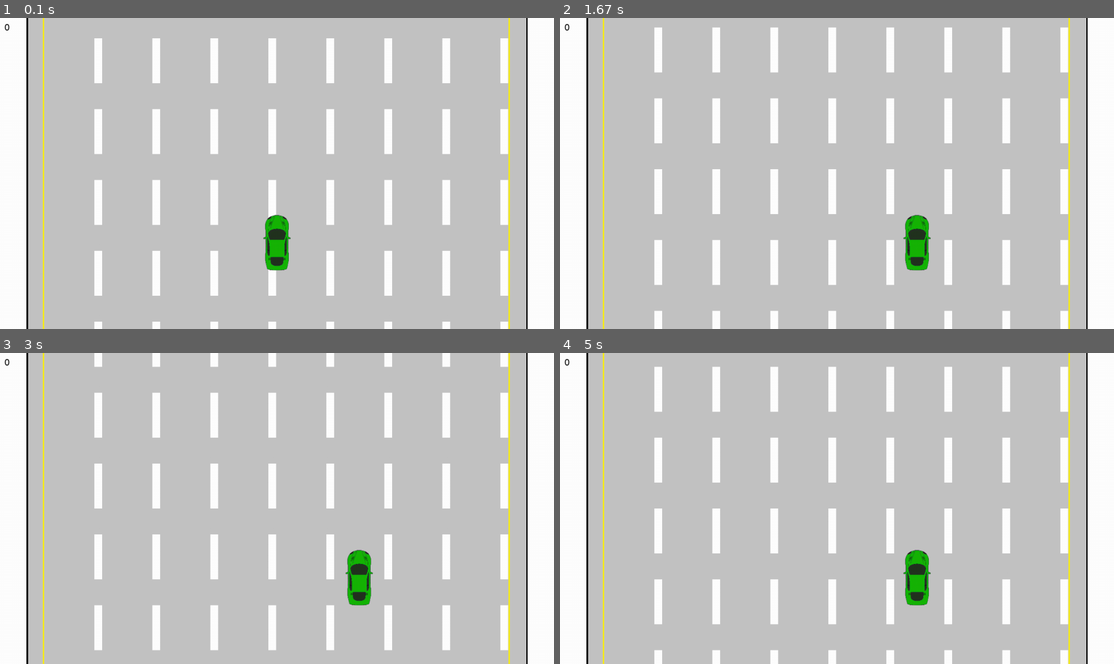
Above: before the commit, frames 1-4 (two rows, left to right).
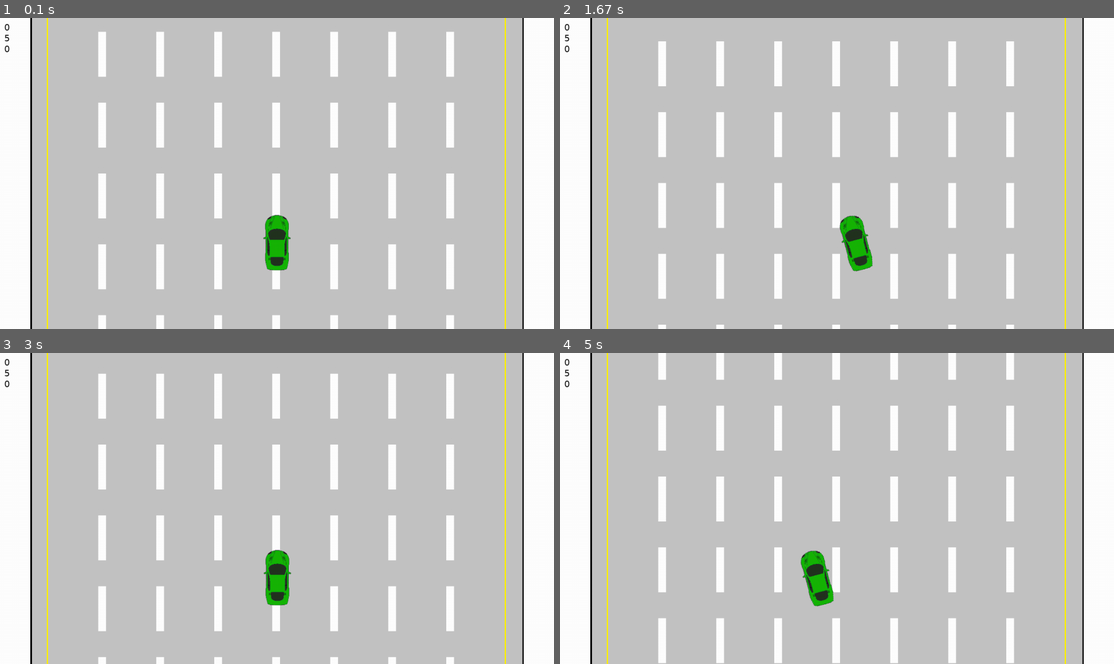
Above: after the commit, the same moments.

Repository: ronrothjr/battleship
Game: pygame game, started from tutorials/scroller/scroller.py
Two runs of this game, one before a commit and one after it. Both use one fixed random seed, a clock stepped at 60 frames per second and the inputs below.
Inputs:
- Up to frame 1 (0.1 s): no input
- Up to frame 2 (1.67 s): hold Right 0.33-0.8 s; hold Right 0.83-1.3 s; hold A from 1.33 s (still down)
- Up to frame 3 (3 s): release A at 1.87 s; hold Left 1.9-2.3 s; hold D 2.33-2.97 s
- Up to frame 4 (5 s): hold Left 3-3.47 s; hold D 3.5-3.97 s; hold Right 4-4.47 s; hold A from 4.5 s (still down)

The runs differ from the first frame. In frame 1, 11% of the frame differs, in the area x 0-96%, y 0-100%; in frame 2, 14%; in frame 3, 14%; in frame 4, 16%.

Commit message:
improve movement and speed as enemies spawn

Diff:
--- a/tutorials/scroller/scroller.py
+++ b/tutorials/scroller/scroller.py
@@ -1,5 +1,4 @@
-.0#pylint:disable=E0602
-import pygame, sys, os, random, time
+import pygame, sys, os, random, copy, time
 from pygame.locals import *
 
 abspath = os.path.abspath(__file__)
@@ -22,10 +21,11 @@
 SCREEN_HEIGHT = info.current_h
 LEFT_SHOULDER = 41
 RIGHT_SHOULDER = 45
+LINE_WIDTH = 18
 SHOULDER_WIDTH = LEFT_SHOULDER + RIGHT_SHOULDER
 TILE_WIDTH = 134
 TILE_HEIGHT = 164
-OFFSET_WIDTH = int( ( ( SCREEN_WIDTH - SHOULDER_WIDTH ) % TILE_WIDTH ) / 2 )
+OFFSET_WIDTH = int( ( ( SCREEN_WIDTH - SHOULDER_WIDTH ) % TILE_WIDTH ) / 2 ) + ( LINE_WIDTH / 2 )
 SPEED = 5
 SCORE = 0
 
@@ -45,7 +45,21 @@
         y_cursor += image.get_height()
         x_cursor = 0
     return tiled_image
-LANES_WIDTH = int( (SCREEN_WIDTH - SHOULDER_WIDTH) / TILE_WIDTH ) * TILE_WIDTH
+
+def blitRotateCenter(image, topleft, angle):
+    rotated_image = pygame.transform.rotate(image, angle)
+    new_rect = rotated_image.get_rect(center = image.get_rect(topleft = topleft).center)
+    return rotated_image, new_rect
+
+def draw_ellipse_angle(surface, color, rect, angle, width=0):
+    target_rect = pygame.Rect(rect)
+    shape_surf = pygame.Surface(target_rect.size, pygame.SRCALPHA)
+    pygame.draw.ellipse(shape_surf, color, (0, 0, *target_rect.size), width)
+    rotated_surf = pygame.transform.rotate(shape_surf, angle)
+    surface.blit(rotated_surf, rotated_surf.get_rect(center = target_rect.center))
+
+LANES = int( (SCREEN_WIDTH - SHOULDER_WIDTH) / TILE_WIDTH )
+LANES_WIDTH = LANES * TILE_WIDTH - LINE_WIDTH
 DISPLAYSURF = pygame.display.set_mode((SCREEN_WIDTH, SCREEN_HEIGHT), pygame.NOFRAME | pygame.FULLSCREEN | pygame.RESIZABLE)
 DISPLAYSURF.fill(WHITE)
 pygame.display.set_caption("Game")
@@ -57,19 +71,27 @@
 tile_height = 164
 
 class Enemy(pygame.sprite.Sprite):
-      def __init__(self):
+    def __init__(self):
         super().__init__()
         self.image = pygame.image.load("enemy.png")
         self.rect = self.image.get_rect()
-        self.rect.center=(random.randint(40,SCREEN_WIDTH-40),0)
-
-      def move(self):
+        lane = self.get_lane()
+        x = OFFSET_WIDTH + LEFT_SHOULDER + ( lane * TILE_WIDTH ) - int( TILE_WIDTH / 2 )
+        self.rect.center=(x,0)
+        self.mask = pygame.mask.from_surface(self.image)
+
+    def get_lane(self):
+        return random.randint(1, LANES * 2)
+
+    def move(self):
         global SCORE
         self.rect.move_ip(0, SPEED)
-        if (self.rect.bottom > SCREEN_HEIGHT):
+        if (self.rect.bottom > SCREEN_HEIGHT + self.image.get_height()):
             SCORE += 1
             self.rect.top = 0
-            self.rect.center = (random.randint(30, SCREEN_WIDTH-30), 0)
+            lane = self.get_lane()
+            x = OFFSET_WIDTH + LEFT_SHOULDER + ( lane * int( TILE_WIDTH / 2 ) ) - int( TILE_WIDTH / 2 )
+            self.rect.center = (x, 0)
 
 
 class Player(pygame.sprite.Sprite):
@@ -78,6 +100,10 @@
         self.image = pygame.image.load("player.png")
         self.rect = self.image.get_rect()
         self.rect.center = (int(SCREEN_WIDTH / 2), SCREEN_HEIGHT - 200)
+        self.mask = pygame.mask.from_surface(self.image)
+        self.turning = None
+        self.original_image = None
+        self.original_rect = None
 
     def move(self):
         pressed_keys = pygame.key.get_pressed()
@@ -85,16 +111,43 @@
             #self.rect.move_ip(0, -5)
        #if pressed_keys[K_DOWN]:
             #self.rect.move_ip(0,5)
-
-        if self.rect.left > 0:
-              if pressed_keys[K_LEFT] or pressed_keys[K_a]:
-                  self.rect.move_ip(-5, 0)
-        if self.rect.right < SCREEN_WIDTH:
-              if pressed_keys[K_RIGHT] or pressed_keys[K_d]:
-                  self.rect.move_ip(5, 0)
+        left = self.rect.left > OFFSET_WIDTH + LEFT_SHOULDER and pressed_keys[K_LEFT] or pressed_keys[K_a]
+        right = self.rect.right < SCREEN_WIDTH - RIGHT_SHOULDER - int(self.image.get_width() / 2) and pressed_keys[K_RIGHT] or pressed_keys[K_d]
+        if left:
+            if self.original_image and self.turning == 'right':
+                self.reset_rotation()
+            if not self.original_image:
+                self.set_rotation('left', 15)
+            self.rect.move_ip(-int(SPEED / 2), 0)
+        elif right:
+            if self.original_image and self.turning == 'left':
+                self.reset_rotation()
+            if not self.original_image:
+                self.set_rotation('right', -15)
+            self.rect.move_ip(int(SPEED / 2), 0)
+        if not left and not right:
+            self.reset_rotation()
+
+    def set_rotation(self, turn, angle):
+        self.turning = turn
+        self.original_image = copy.copy(self.image)
+        self.original_rect = copy.copy(self.rect)
+        self.image, self.rect = blitRotateCenter(self.image, (self.rect.x, self.rect.y), angle)
+        self.mask = pygame.mask.from_surface(self.image)
+
+    def reset_rotation(self):
+        if self.original_image:
+            self.image = copy.copy(self.original_image)
+            height = SCREEN_HEIGHT - 200 - int(self.image.get_height() / 2)
+            self.rect = self.image.get_rect(center = self.image.get_rect(topleft = (self.rect.x, height)).center)
+            self.mask = pygame.mask.from_surface(self.image)
+            self.original_image = None
+            self.original_rect = None
+            self.turning = None
+
 
 P1 = Player()
-SPAWNTIME = 6000
+SPAWNTIME = 10000
 last_spawn_tick = 0
 enemies = pygame.sprite.Group()
 all_sprites = pygame.sprite.Group()
@@ -103,17 +156,19 @@
 tile_placement = TILE_HEIGHT * -1
 
 INC_SPEED = pygame.USEREVENT + 1
-pygame.time.set_timer(INC_SPEED, 5000)
+MAX_ENEMIES = 20
+MAX_SPEED = 30
+pygame.time.set_timer(INC_SPEED, 15000)
 
 while True:
     for event in pygame.event.get():
-        if event.type == INC_SPEED:
+        if event.type == INC_SPEED and SPEED < MAX_SPEED:
               SPEED += 2
         if event.type == QUIT or event.type == KEYDOWN and event.key == K_ESCAPE:
             pygame.quit()
             sys.exit()
     now = pygame.time.get_ticks()
-    if now - last_spawn_tick >= SPAWNTIME:
+    if now - last_spawn_tick >= SPAWNTIME and enemies.__len__() < MAX_ENEMIES:
         last_spawn_tick = pygame.time.get_ticks()
         enemy = Enemy()
         enemies.add(enemy)
@@ -121,16 +176,20 @@
     DISPLAYSURF.fill(WHITE)
     DISPLAYSURF.blit(left_shoulder, (0 + OFFSET_WIDTH, 0))
     DISPLAYSURF.blit(background, (LEFT_SHOULDER + OFFSET_WIDTH, tile_placement))
-    tile_placement += 5
+    tile_placement += int(SPEED / 2)
     if tile_placement > 0:
         tile_placement = TILE_HEIGHT * -1
     DISPLAYSURF.blit(right_shoulder, (LEFT_SHOULDER + OFFSET_WIDTH + LANES_WIDTH, 0))
     scores = font_small.render(str(SCORE), True, BLACK)
     DISPLAYSURF.blit(scores, (10,10))
+    speed = font_small.render(str(SPEED), True, BLACK)
+    DISPLAYSURF.blit(speed, (10,35))
+    count = font_small.render(str(enemies.__len__()), True, BLACK)
+    DISPLAYSURF.blit(count, (10,60))
     for entity in all_sprites:
         DISPLAYSURF.blit(entity.image, entity.rect)
         entity.move()
-    if pygame.sprite.spritecollideany(P1, enemies):
+    if pygame.sprite.spritecollide(P1, enemies, False, pygame.sprite.collide_mask):
         pygame.mixer.Sound('crash.wav').play()
         time.sleep(0.5)
         DISPLAYSURF.fill(RED)
